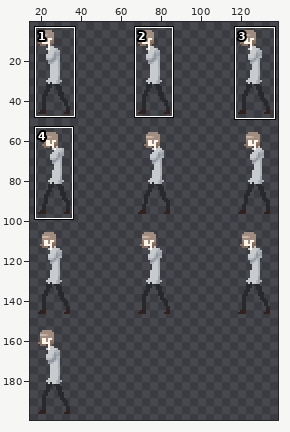
Two versions of one sprite sheet, Assets/Animation/Sprite/Selma/Shot_middle.png. The first picture is a wide view before the edit; the outline marks the close-up.
Close-up. The starting point:
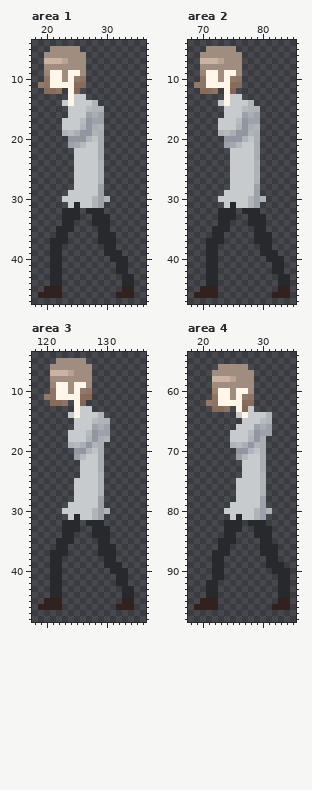
The file is 150x200 pixels. Colours within 5 levels of each other are drawn and written as one. Shown: area 1: x 18..36, y 4..47; area 2: x 68..85, y 4..47; area 3: x 118..136, y 4..48; area 4: x 18..35, y 54..98. The wide view leaves out empty margins. The commit also changed other parts of the picture, which this record leaves out.
Now the later version:
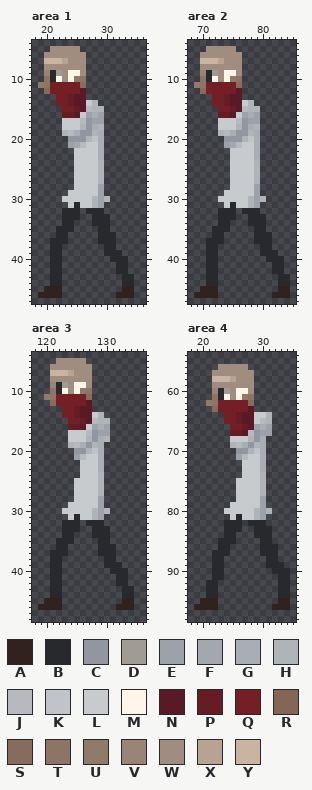
Palette (. is transparent): A #31221f  B #28292c  C #9196a0  D #a19c93  E #9ca1aa  F #a3a8af  G #a9adb4  H #afb4b9  J #b6babf  K #c0c4c8  L #c7cbce  M #fff6e9  N #591926  P #661c25  Q #731f25  R #836655  S #876c5b  T #8e7464  U #927a6b  V #9a8475  W #a18d7f  X #b8a292  Y #cab3a1
From old to new:
Area 1:
y 9: x 21..22 MM -> BD
y 10: x 21 M -> B
y 11: x 21..25 MMMMS -> QQQQQ
y 12: x 21..26 ST.MR. -> QQQQQN
y 13: x 22..26 ..MLL -> QQPNN
y 14: x 22..26 .LMLL -> QQPNN
y 15: x 23..26 .LLL -> QQPN
y 16: x 23..25 .LL -> PPN
Area 2:
y 9: x 71..72 MM -> BD
y 10: x 71 M -> B
y 11: x 71..75 MMMMS -> QQQQQ
y 12: x 71..76 ST.MR. -> QQQQQN
y 13: x 72..76 ..MLL -> QQPNN
y 14: x 72..76 .LMLL -> QQPNN
y 15: x 73..76 .LLL -> QQPN
y 16: x 73..75 .LL -> PPN
Area 3:
y 9: x 122..123 MM -> BD
y 10: x 122 M -> B
y 11: x 122..126 MMMMS -> QQQQQ
y 12: x 122..127 ST.MR. -> QQQQQN
y 13: x 123..127 ..MLL -> QQPNN
y 14: x 123..127 .LMLL -> QQPNN
y 15: x 124..127 .LLL -> QQPN
y 16: x 124..126 .LL -> PPN
Area 4:
y 60: x 23..24 MM -> BD
y 61: x 23 M -> B
y 62: x 23..27 MMMMS -> QQQQQ
y 63: x 23..28 ST.MRL -> QQQQQN
y 64: x 24..28 ..LML -> QQPNN
y 65: x 24..28 ...LL -> QQPNN
y 66: x 25..28 .LLL -> QQPN
y 67: x 25..27 LLL -> PPN
